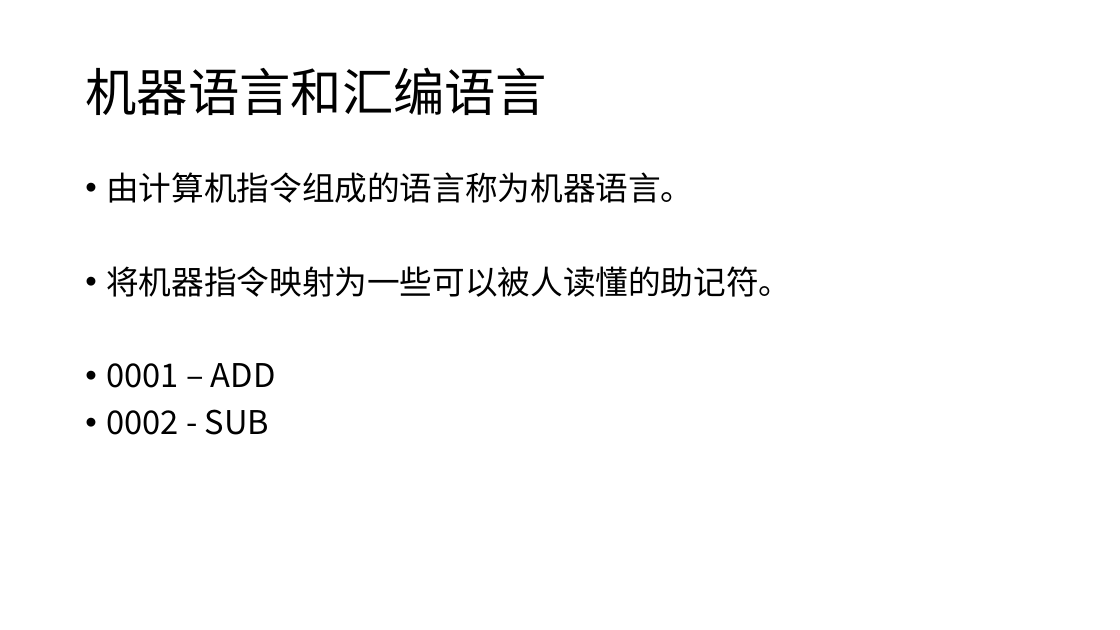
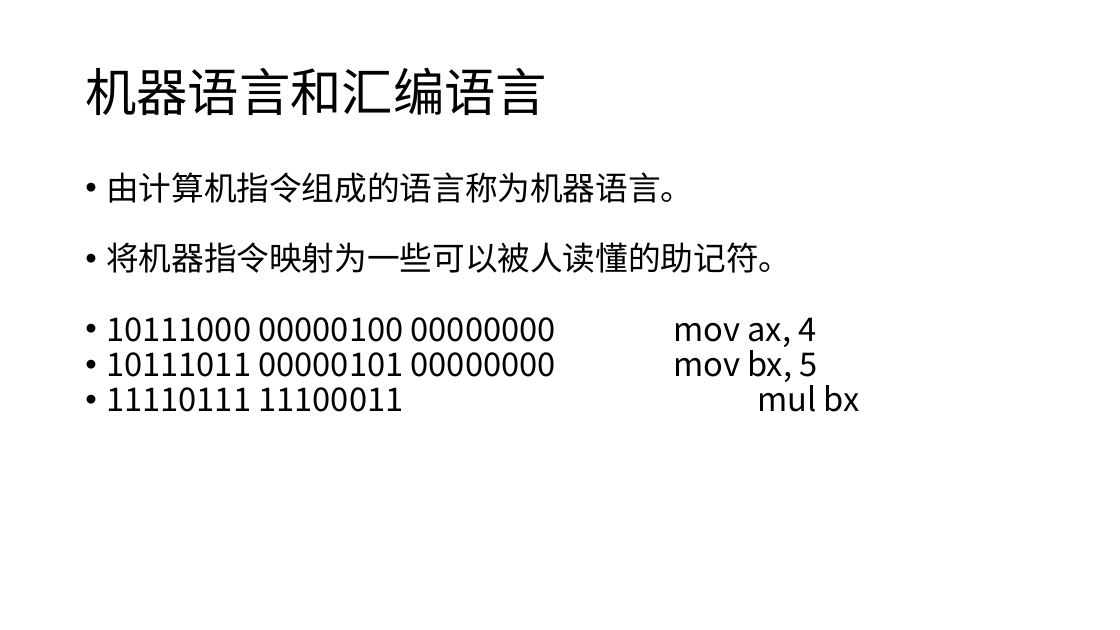
Before and after one commit to cloudspurs/klz, a slide deck: slide 7 of programming/pre_school.pptx (slide 6 before the commit). Drawn at 1120x630 pixels with LibreOffice and Linux fonts; fonts in the diff are those of the drawing. Boxes give left, top, right and bottom in pixels: in the first picture for what was removed or moved away, otherwise in the second. Text is boxed around its words. In the diff, an @@ line names an element or a change of style, - is before the commit and + after.

```diff
--- a/programming/pre_school.pptx
+++ b/programming/pre_school.pptx
@@ text at (106,172,791,273): less space between paragraphs @@
@@ text at (106,317,860,412): text changed @@
-• 0001 – ADD
-• 0002 - SUB
+• 10111000 00000100 00000000 mov ax, 4
+• 10111011 00000101 00000000 mov bx, 5
+• 11110111 11100011 mul bx
```
Also in this commit, not shown: 12 other slides changed, 2 slides added.
